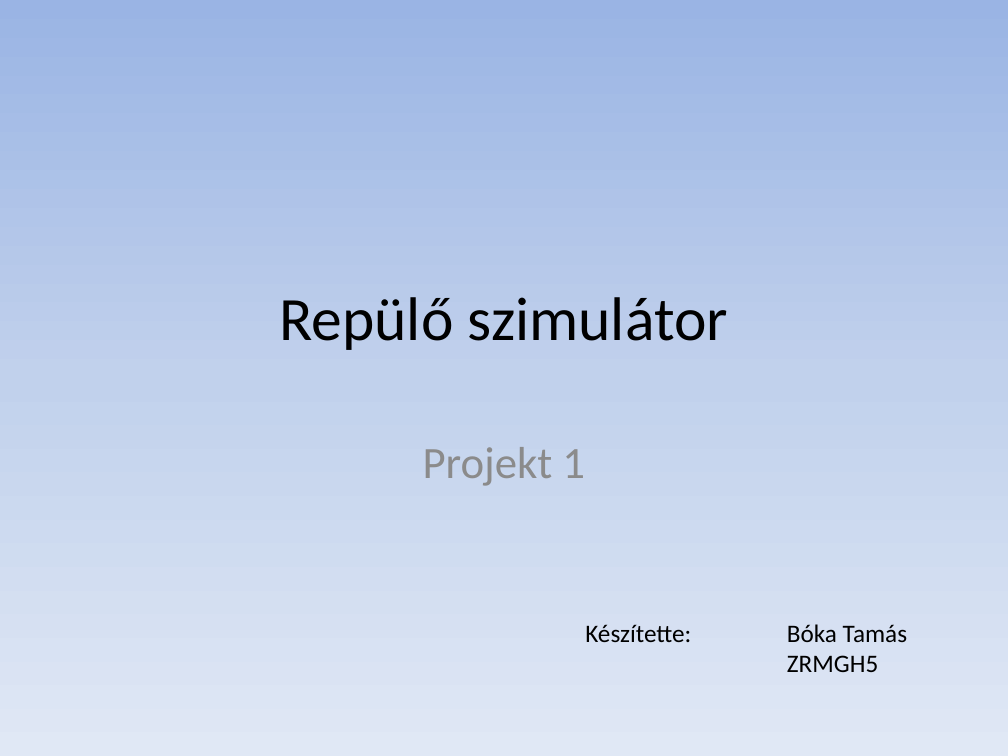
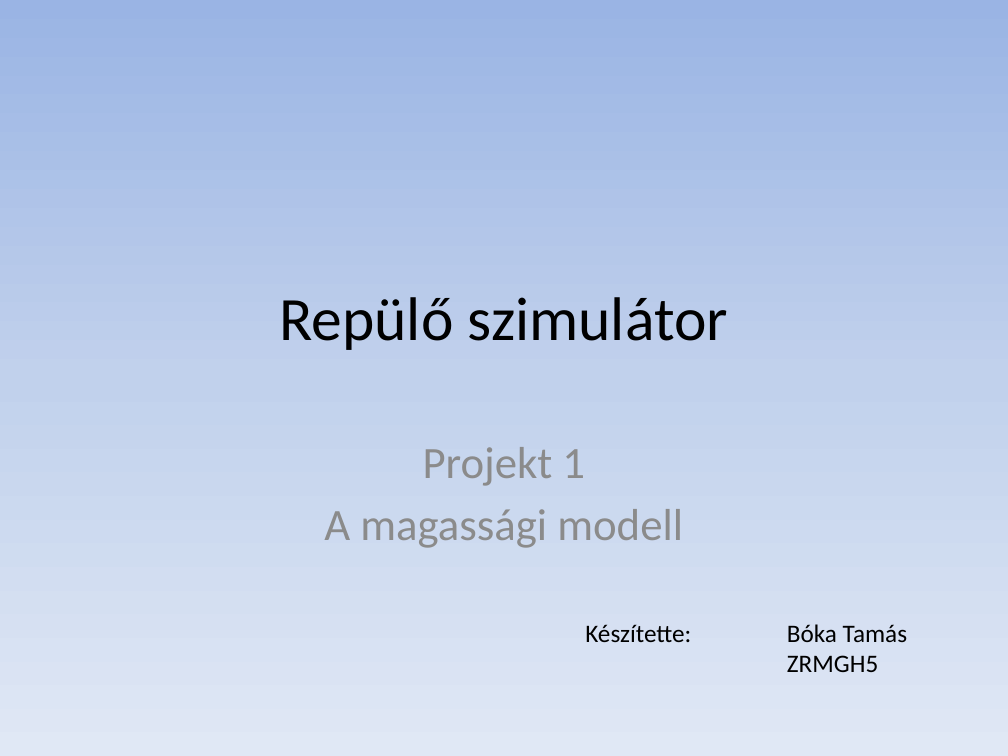
Before and after one commit to raziel89/FGFS_simulator, a slide deck: slide 1 of flight_proj.pptx. Drawn at 1008x756 pixels with LibreOffice and Linux fonts; fonts in the diff are those of the drawing. Boxes give left, top, right and bottom in pixels: in the first picture for what was removed or moved away, otherwise in the second. Text is boxed around its words. In the diff, an @@ line names an element or a change of style, - is before the commit and + after.

```diff
--- a/flight_proj.pptx
+++ b/flight_proj.pptx
@@ subtitle at (324,509,683,548): paragraph added @@
+A magassági modell
```
Also in this commit, not shown: 2 other slides changed, 1 other file.
